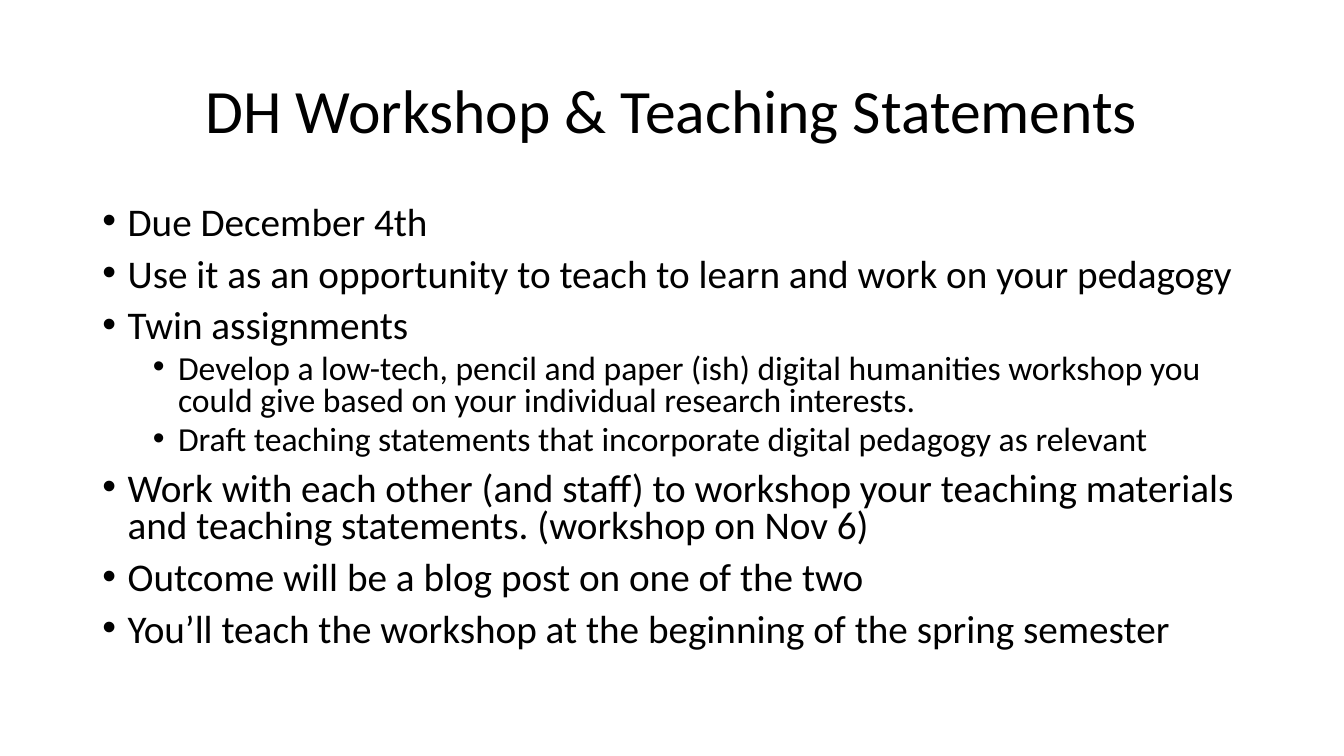
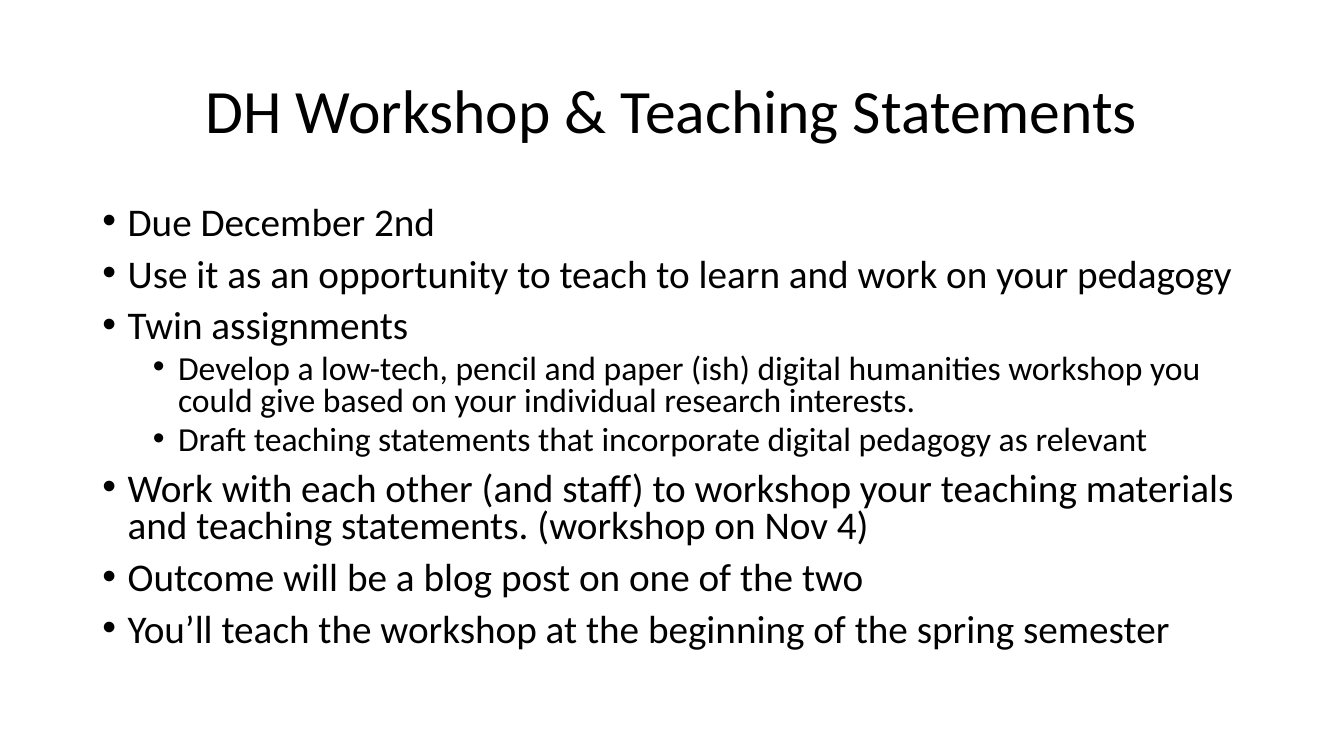
Before and after one commit to scholarslab/praxis, a slide deck: slide 26 of assets/workshop-on-workshops/workshop-on-workshops.pptx. Drawn at 1344x756 pixels with LibreOffice and Linux fonts; fonts in the diff are those of the drawing. Boxes give left, top, right and bottom in pixels: in the first picture for what was removed or moved away, otherwise in the second. Text is boxed around its words. In the diff, an @@ line names an element or a change of style, - is before the commit and + after.

```diff
--- a/assets/workshop-on-workshops/workshop-on-workshops.pptx
+++ b/assets/workshop-on-workshops/workshop-on-workshops.pptx
@@ text at bbox=[128, 208, 435, 237]: text changed @@
-• Due December 4th
+• Due December 2nd
@@ text at bbox=[128, 473, 1234, 546]: text changed @@
-• Work with each other (and staff) to workshop your teaching materials and teaching statements. (workshop on Nov 6)
+• Work with each other (and staff) to workshop your teaching materials and teaching statements. (workshop on Nov 4)
```
Also in this commit, not shown: 2 other slides changed, 1 other file.
